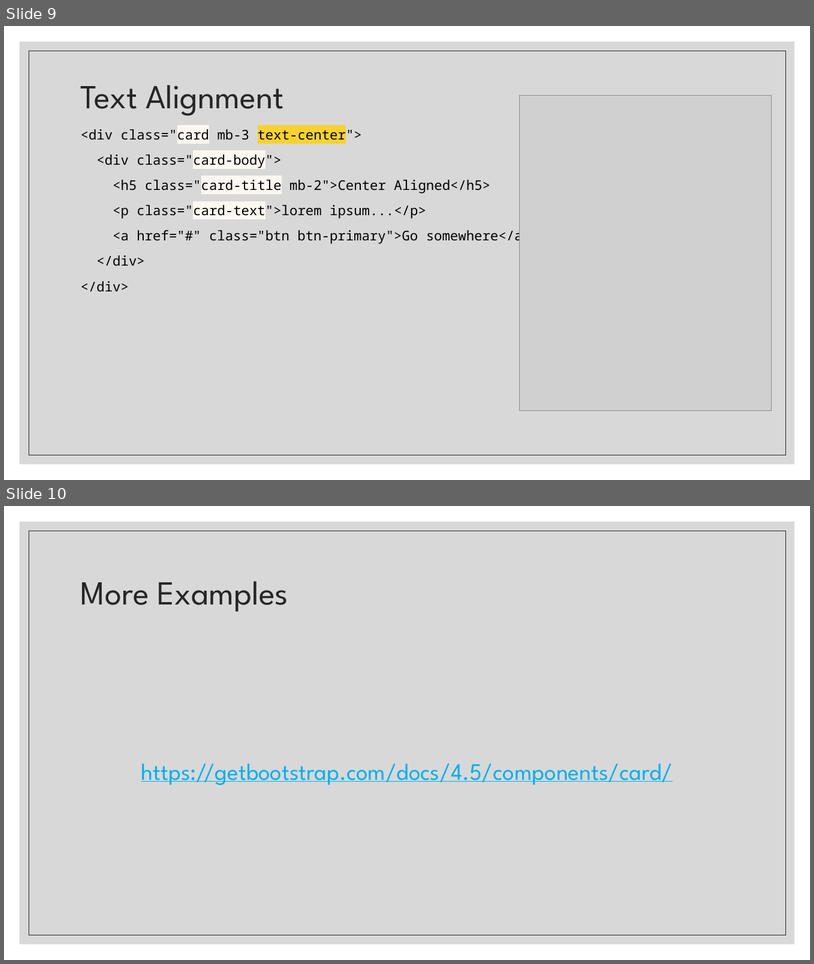
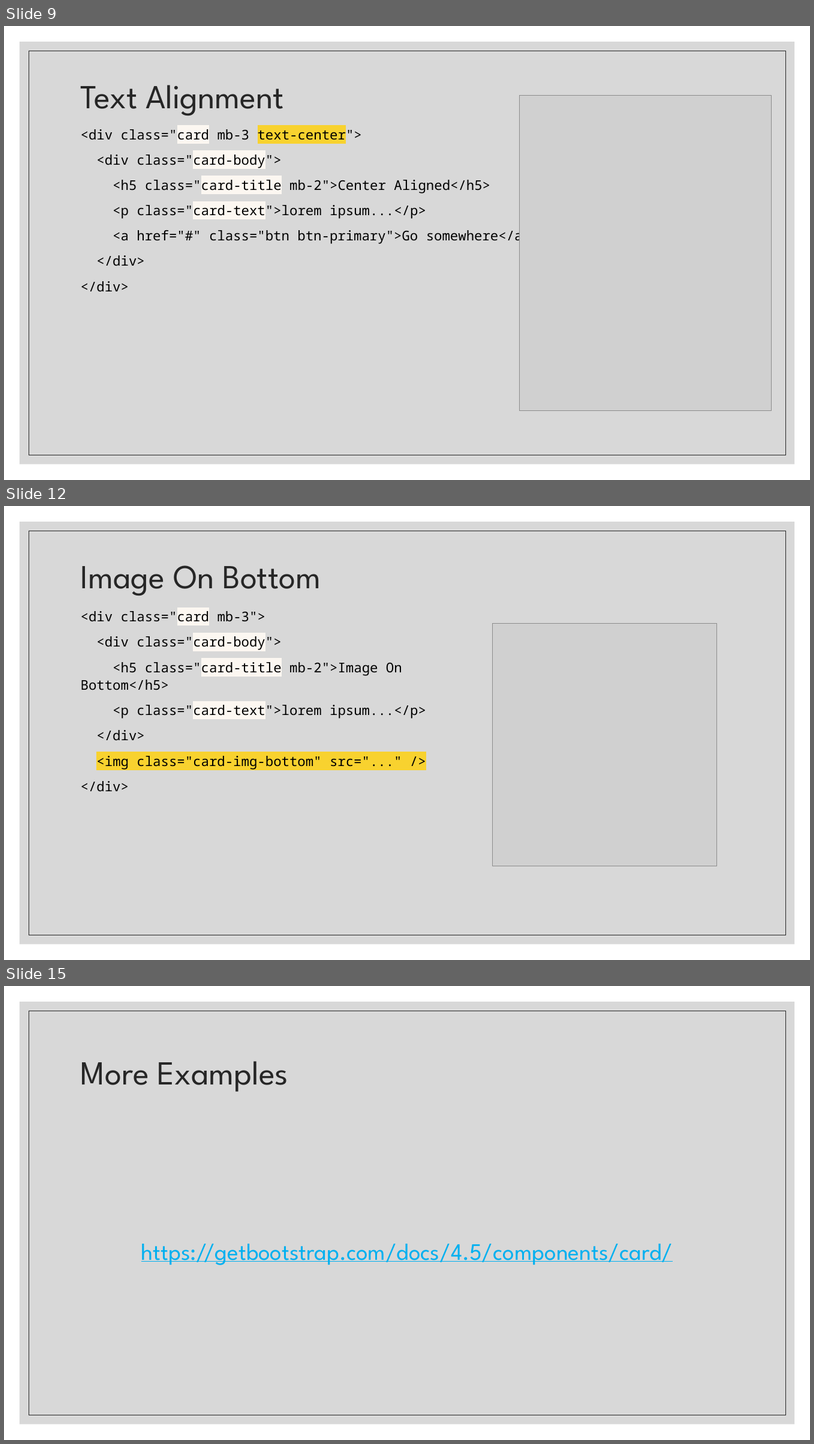
Before and after one commit to paulsmithkc/awd1000_base_lab_and_homework, a slide deck: bootstrap/slides/03 Bootstrap Cards.pptx. Shown one above the other, each under a label of ours: slides 9 and 10 before the commit, slides 9, 12 and 15 after it; the slides between them are not shown. The pictures are 814x964 and 814x1444 pixels, drawn with LibreOffice and Linux fonts; fonts in the diff are those of the drawing; grey boxes stand for pictures. Boxes give left, top, right and bottom in pixels: in the first picture for what was removed or moved away, otherwise in the second. Text is boxed around its words. In the diff, an @@ line names an element or a change of style, - is before the commit and + after.

```diff
--- a/bootstrap/slides/03 Bootstrap Cards.pptx
+++ b/bootstrap/slides/03 Bootstrap Cards.pptx
@@ slide 12 added at (4,506,810,960), background #FFFFFF; not listed: 2 template elements that a slide beside it also shows @@
@@ title added at (81,565,321,596), 40 pt, text #262626 @@
+Image On Bottom
@@ text added at (81,611,426,792), 16 pt, text #000000 @@
+<div class="card mb-3">
+<div class="card-body">
+<h5 class="card-title mb-2">Image On Bottom</h5>
+<p class="card-text">lorem ipsum...</p>
+</div>
+<img class="card-img-bottom" src="..." />
+</div>
@@ picture added at (493,624,718,866) @@
@@ what was slide 10 is now slide 15 @@
```
Also in this commit, not shown: 4 other slides added.
